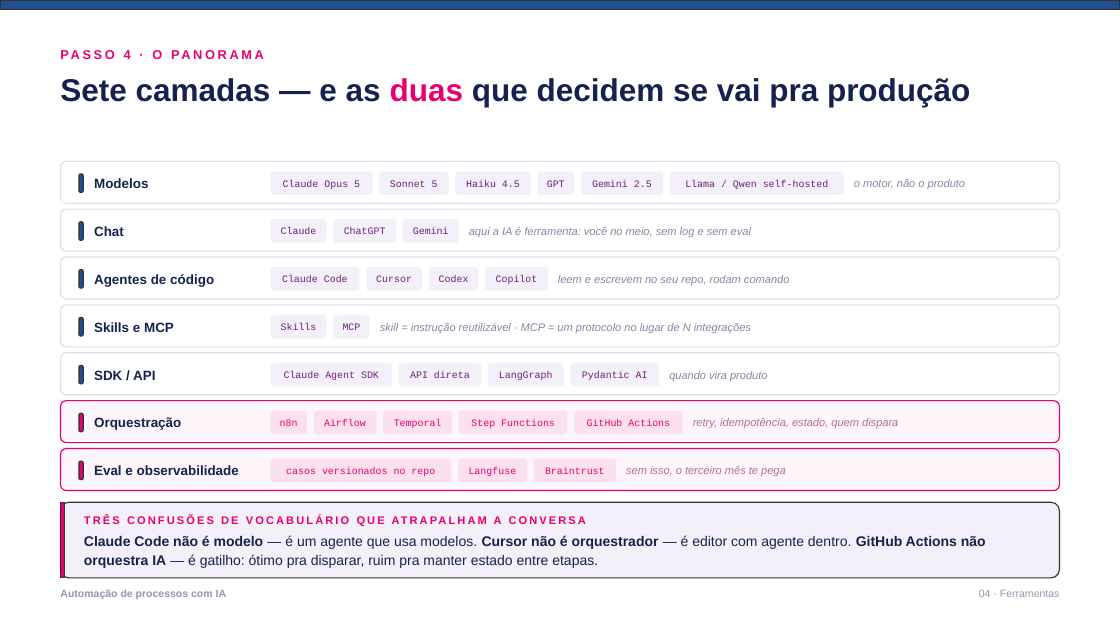
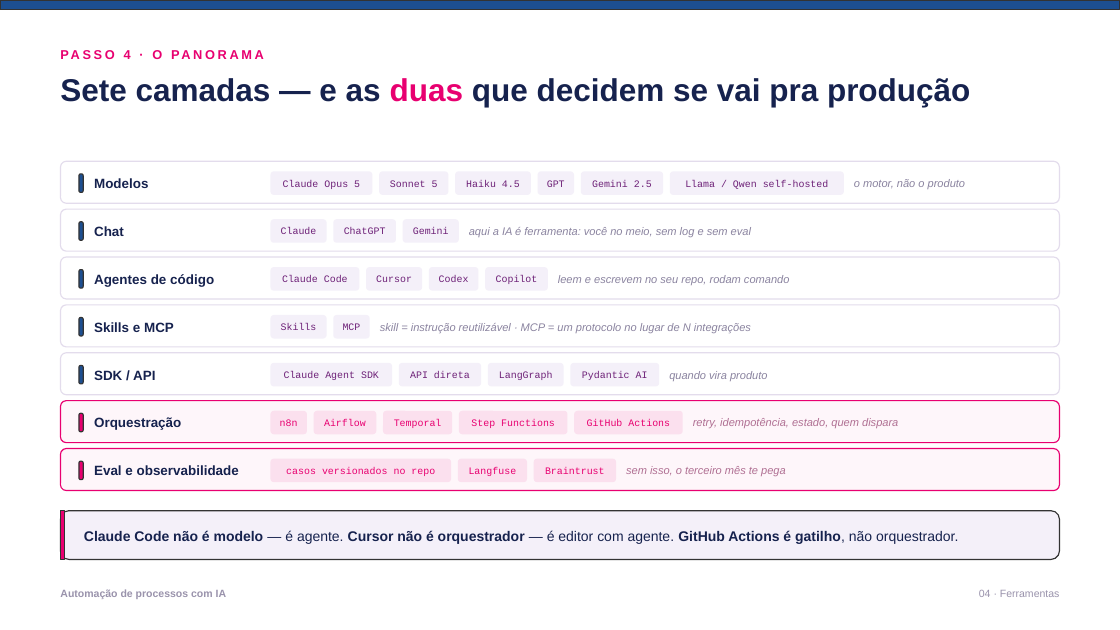
Before and after one commit to gabrcs/casamentos-app, a slide deck: slide 11 of talks/serasa-ia-automacao/deck.pptx. Drawn at 1120x630 pixels with LibreOffice and Linux fonts; fonts in the diff are those of the drawing. Boxes give left, top, right and bottom in pixels: in the first picture for what was removed or moved away, otherwise in the second. Text is boxed around its words. In the diff, an @@ line names an element or a change of style, - is before the commit and + after.

```diff
--- a/talks/serasa-ia-automacao/deck.pptx
+++ b/talks/serasa-ia-automacao/deck.pptx
@@ rounded rectangle: place and size @@
-rounded rectangle at [60, 502, 1060, 578]
+rounded rectangle at [60, 511, 1060, 560]
@@ rounded rectangle at [60, 511, 1060, 560]: proportions changed @@
@@ rectangle: place and size @@
-rectangle at [60, 502, 65, 578]
+rectangle at [60, 511, 65, 560]
@@ text at [84, 530, 958, 544]: text changed; bold on @@
-Claude Code não é modelo — é um agente que usa modelos. Cursor não é orquestrador — é editor com agente dentro. GitHub Actions não orquestra IA — é gatilho: ótimo pra disparar, ruim pra manter estado entre etapas.
+Claude Code não é modelo — é agente. Cursor não é orquestrador — é editor com agente. GitHub Actions é gatilho, não orquestrador.
@@ text "Claude Code não é modelo ..." at [84, 530, 958, 544]: vertical alignment top to middle @@
@@ text removed at [276, 516, 284, 524] @@
-TRÊS CONFUSÕES DE VOCABULÁRIO QUE ATRAPALHAM A CONVERSA
```
Also in this commit, not shown: 6 other slides changed, 4 other files.
